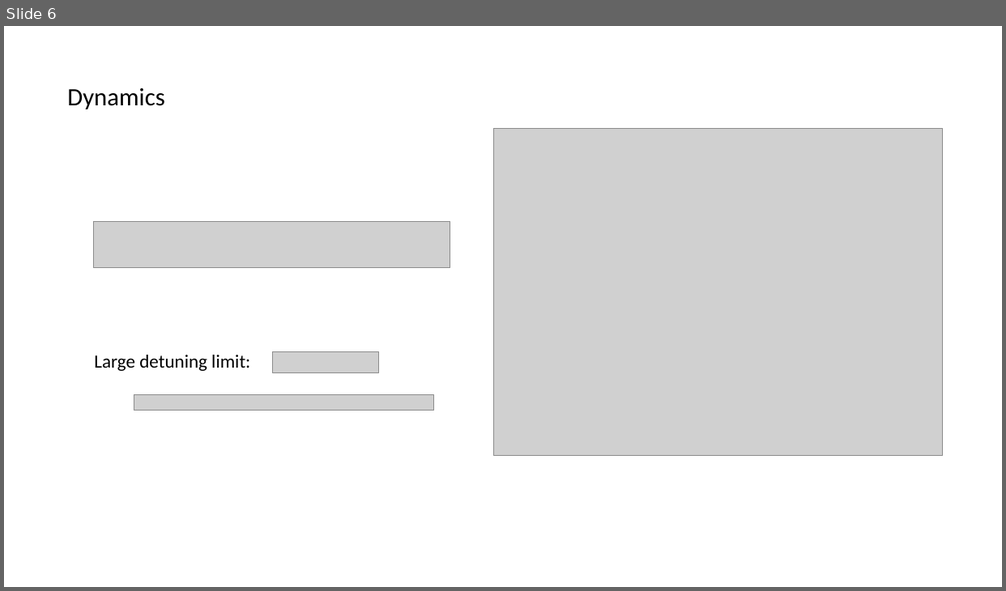
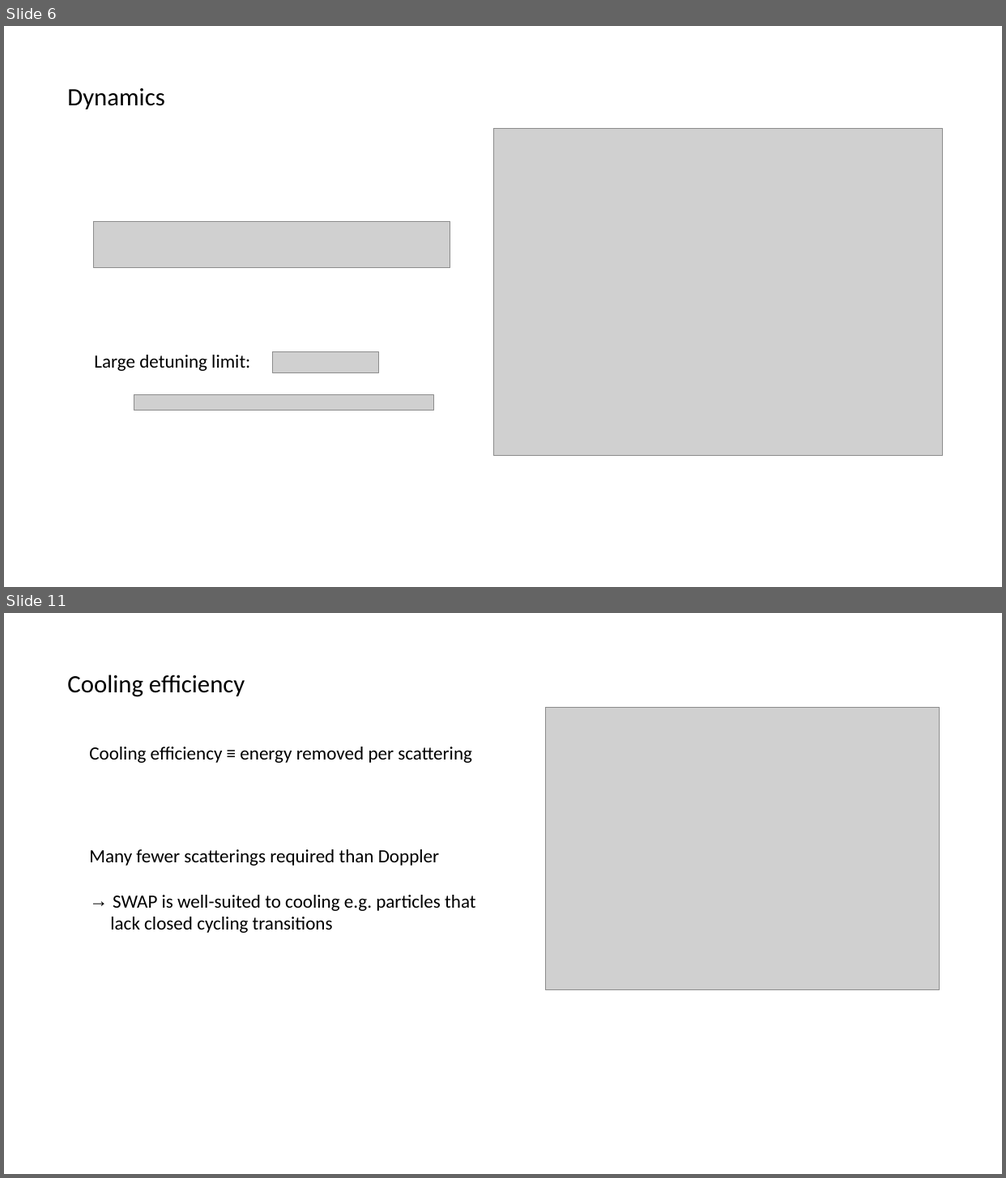
Before and after one commit to huanium/huanium, a slide deck: MIT PhD/ZGS/ZGS -Aug-26-2022/BUI-ZGS-Aug-26-2022.pptx. Shown one above the other, each under a label of ours: slide 6 before the commit, slides 6 and 11 after it; the slides between them are not shown. The pictures are 1006x591 and 1006x1178 pixels, drawn with LibreOffice and Linux fonts; fonts in the diff are those of the drawing; grey boxes stand for pictures. Boxes give left, top, right and bottom in pixels: in the first picture for what was removed or moved away, otherwise in the second. Text is boxed around its words. In the diff, an @@ line names an element or a change of style, - is before the commit and + after.

```diff
--- a/MIT PhD/ZGS/ZGS -Aug-26-2022/BUI-ZGS-Aug-26-2022.pptx
+++ b/MIT PhD/ZGS/ZGS -Aug-26-2022/BUI-ZGS-Aug-26-2022.pptx
@@ slide 11 added at (4,613,1002,1174), background #FFFFFF @@
@@ text added at (67,675,245,697), 24 pt, text #000000 @@
+Cooling efficiency
@@ picture added at (545,707,940,990) @@
@@ text added at (89,747,472,763), 18 pt, text #000000 @@
+Cooling efficiency ≡ energy removed per scattering
@@ text added at (89,850,475,933), 18 pt, text #000000 @@
+Many fewer scatterings required than Doppler
+→ SWAP is well-suited to cooling e.g. particles that
+lack closed cycling transitions
```
Also in this commit, not shown: 4 slides changed, 3 other slides added, 2 slides removed, 9 other files.
